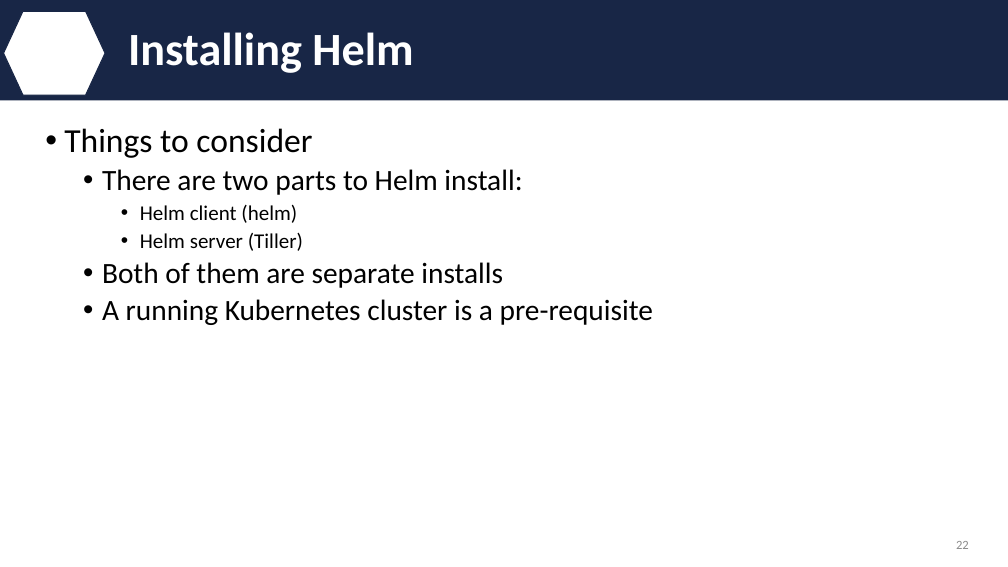
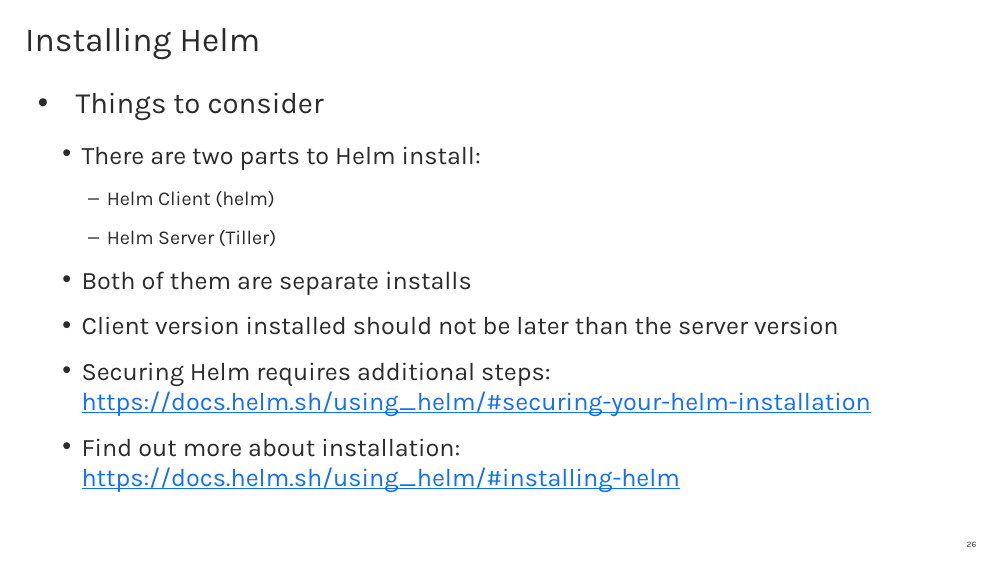
Before and after one commit to IBM/helm101, a slide deck: slide 26 of presentation/Helm.pptx (slide 22 before the commit). Drawn at 1008x567 pixels with LibreOffice and Linux fonts; fonts in the diff are those of the drawing; background and template pictures are left out. Boxes give left, top, right and bottom in pixels: in the first picture for what was removed or moved away, otherwise in the second. Text is boxed around its words. In the diff, an @@ line names an element or a change of style, - is before the commit and + after.

```diff
--- a/presentation/Helm.pptx
+++ b/presentation/Helm.pptx
@@ rectangle removed at <box>0,0,1008,101</box> @@
@@ hexagon removed at <box>4,11,105,95</box> @@
@@ title "Installing Helm": place and size @@
-title "Installing Helm" at <box>128,32,413,73</box>
+title "Installing Helm" at <box>25,28,261,60</box>
@@ title "Installing Helm" at <box>25,28,261,60</box>: size 44 to 32 pt, font Calibri to Karla, text colour #FFFFFF to #2B2B2B, bold off; vertical alignment middle to top @@
@@ text "Things to consider": place and size @@
-text "Things to consider" at <box>64,128,653,325</box>
+text "Things to consider" at <box>76,93,871,492</box>
@@ text at <box>76,93,481,295</box>: size 32 to 28 pt in "Things to consider"; font Calibri to Karla, text colour #000000 to #2B2B2B in "Things to consider", "There are two parts to Helm install:", "Both of them are separate installs"; size 28 to 24 pt in "There are two parts to Helm install:", "Both of them are separate installs"; indent changed; line spacing 0.9 to 1; more space between paragraphs; bullet colour #000000 to #2B2B2B; list level 2 to 3 in "There are two parts to ..."; list level 2 to 3 in "Both of them are separate ..." @@
@@ text at <box>107,191,277,246</box>: text changed; size 20 to 18.7 pt; font Calibri to Karla; text colour #000000 to #2B2B2B @@
-    • Helm client (helm)
-    • Helm server (Tiller)
+      – Helm Client (helm)
+      – Helm Server (Tiller)
@@ text at <box>82,316,871,492</box>: text changed; size 28 to 24 pt; font Calibri to Karla; text colour #000000 to #2B2B2B @@
-  • A running Kubernetes cluster is a pre-requisite
+    • Client version installed should not be later than the server version
+    • Securing Helm requires additional steps: https://docs.helm.sh/using_helm/#securing-your-helm-installation
+    • Find out more about installation: https://docs.helm.sh/using_helm/#installing-helm
@@ page number at <box>967,541,977,547</box>: text changed; size 12 to 8 pt; font Calibri to Karla; text colour #8C8C8C to #2B2B2B @@
-22
+26
```
Also in this commit, not shown: 40 other slides changed, 9 slides added, 3 slides removed.
